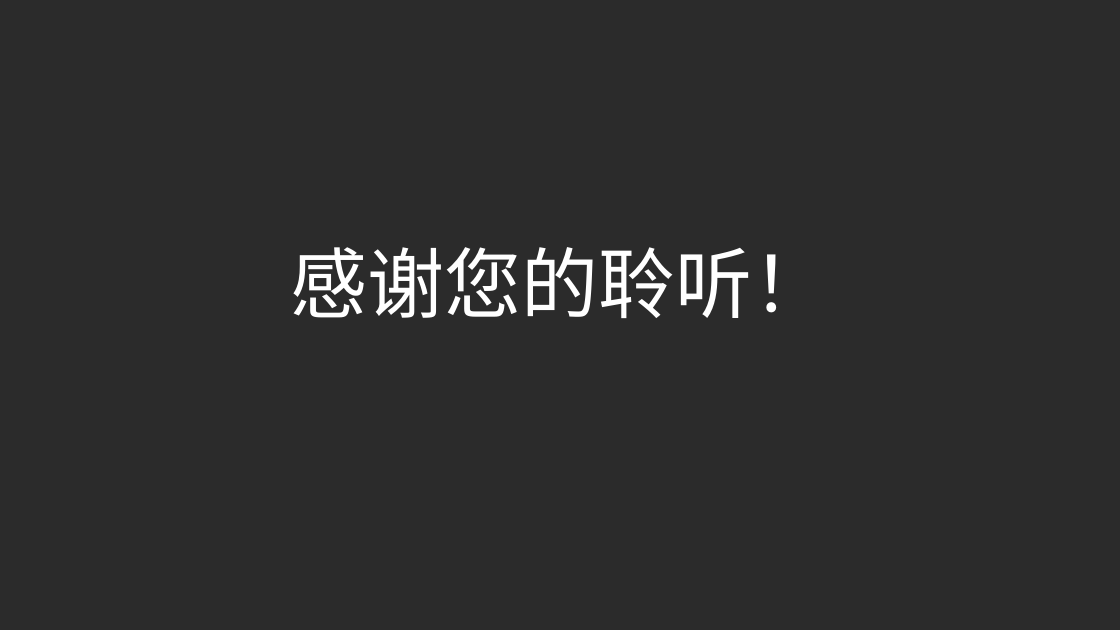
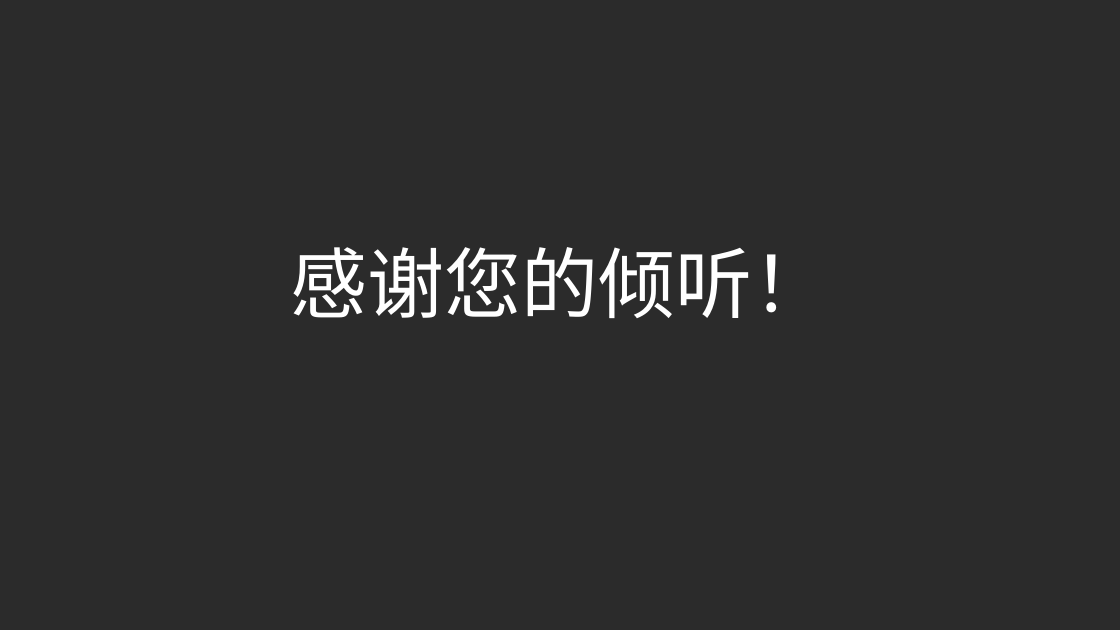
Before and after one commit to longtianlove/HotPatch, a slide deck: slide 14 of show/分享.pptx (slide 13 before the commit). Drawn at 1120x630 pixels with LibreOffice and Linux fonts; fonts in the diff are those of the drawing; background and template pictures are left out; a plain dark background stands for a picture behind light text. Boxes give left, top, right and bottom in pixels: in the first picture for what was removed or moved away, otherwise in the second. Text is boxed around its words. In the diff, an @@ line names an element or a change of style, - is before the commit and + after.

```diff
--- a/show/分享.pptx
+++ b/show/分享.pptx
@@ text at [291, 247, 829, 318]: text changed @@
-感谢您的聆听！
+感谢您的倾听！
```
Also in this commit, not shown: 2 slides added, 1 slide removed, 2 other files.
